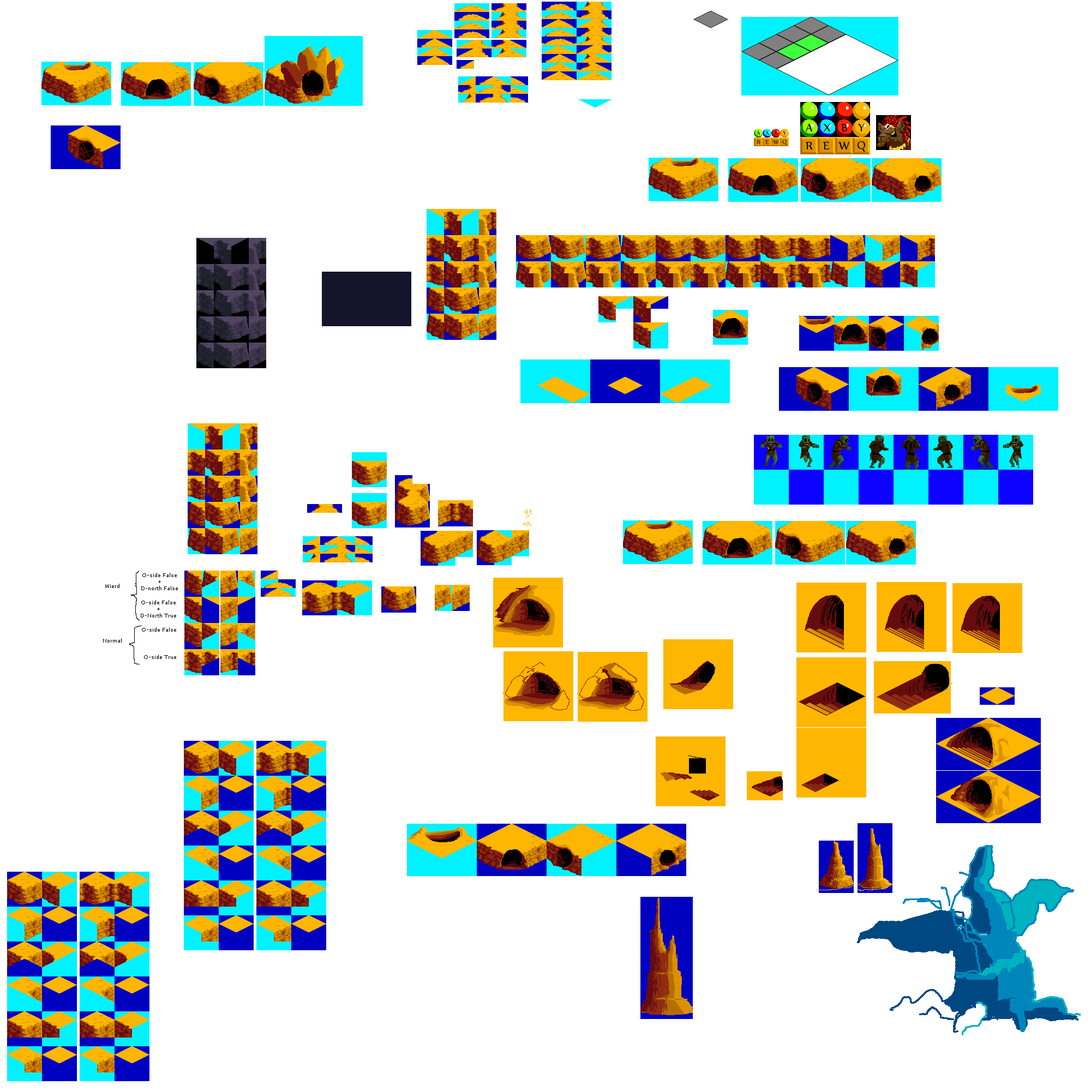
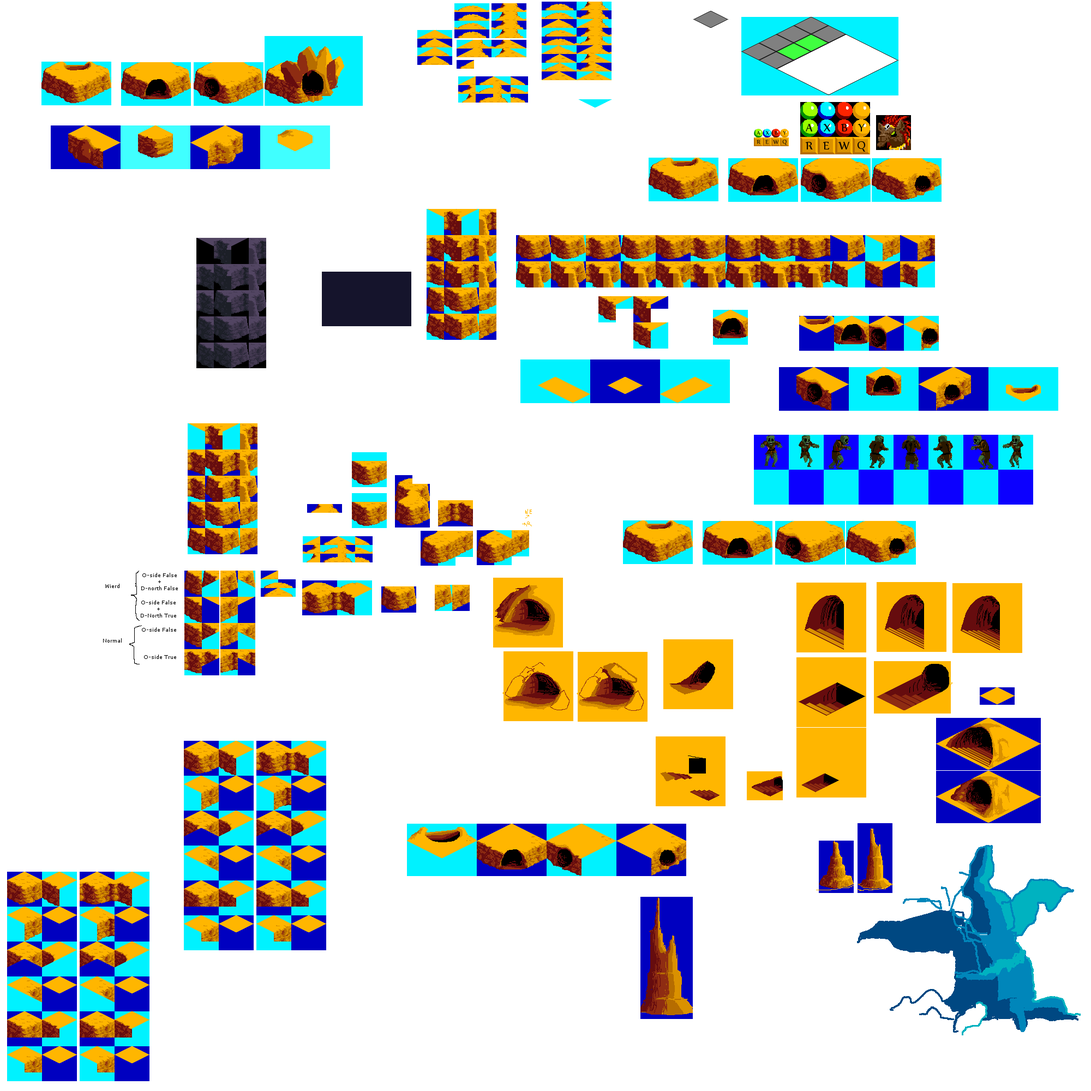
Revision of a layered 1091px x 1091px image; what changed, layer by layer:
painted on "Background" over bbox(77, 125, 331, 170)
